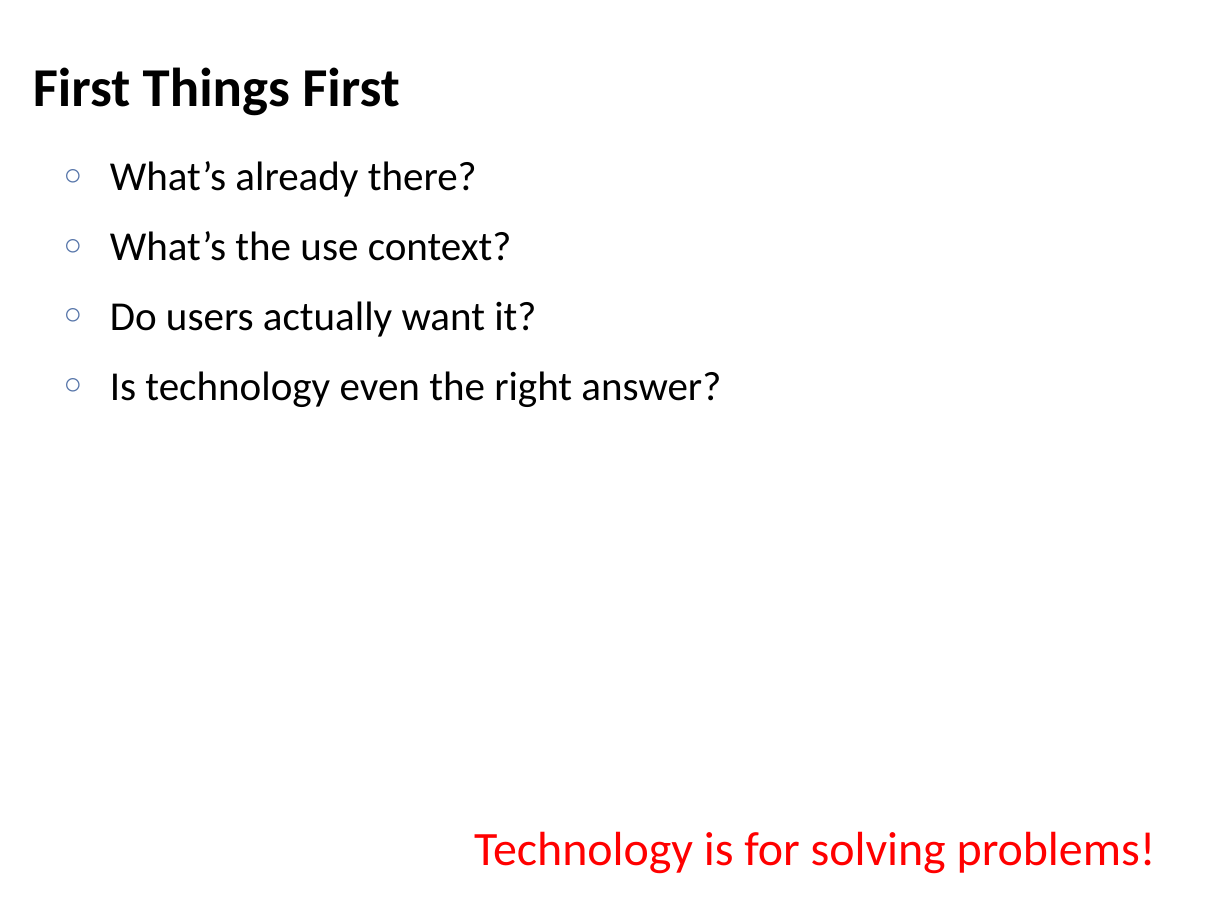
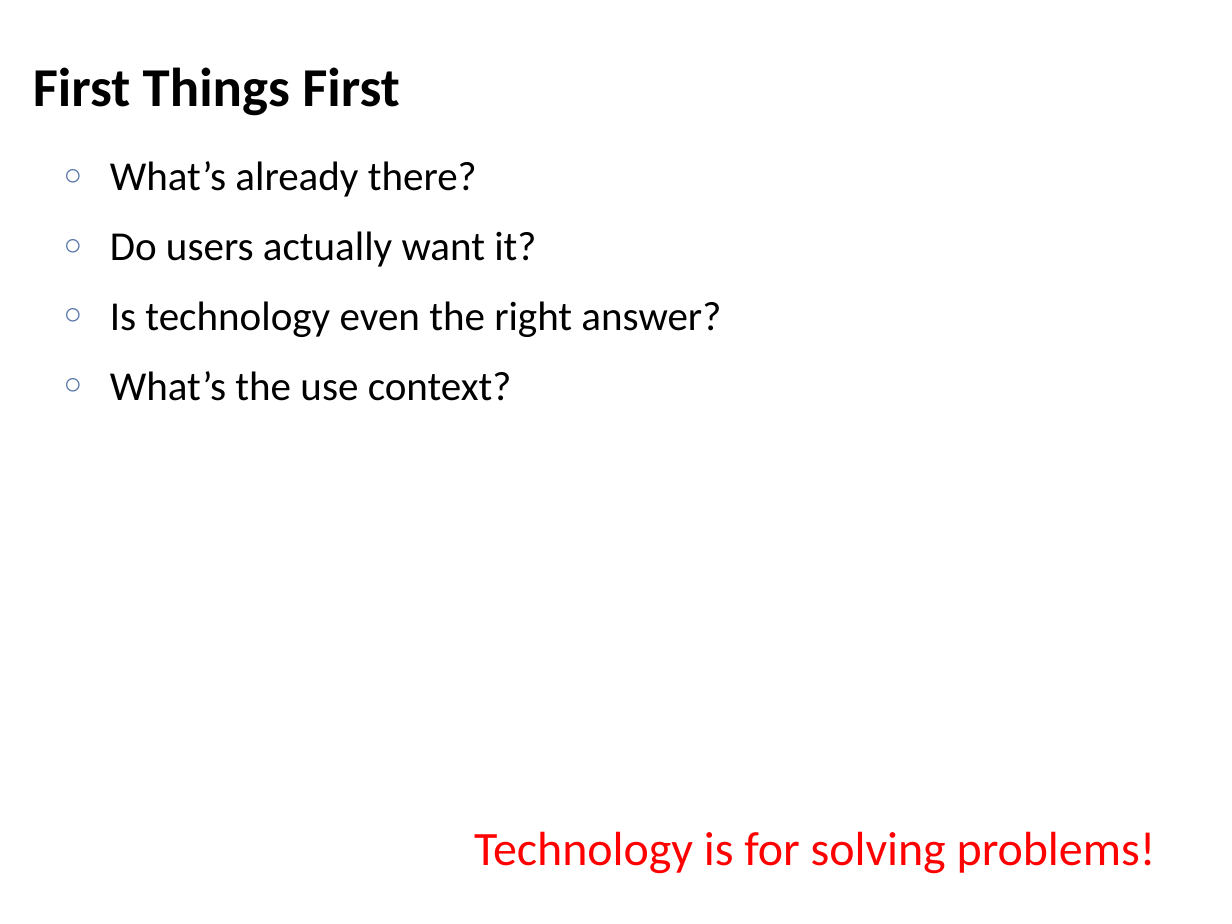
Before and after one commit to lintool/UMD-courses, a slide deck: slide 3 of slides/session12.pptx. Drawn at 1232x924 pixels with LibreOffice and Linux fonts; fonts in the diff are those of the drawing. Boxes give left, top, right and bottom in pixels: in the first picture for what was removed or moved away, otherwise in the second. Text is boxed around its words. In the diff, an @@ line names an element or a change of style, - is before the commit and + after.

```diff
--- a/slides/session12.pptx
+++ b/slides/session12.pptx
@@ text at (110,231,512,261): paragraph removed @@
-○ What’s the use context?
@@ text at (110,371,512,401): paragraph added @@
+○ What’s the use context?
```
Also in this commit, not shown: 1 other slide changed, 1 other file.
